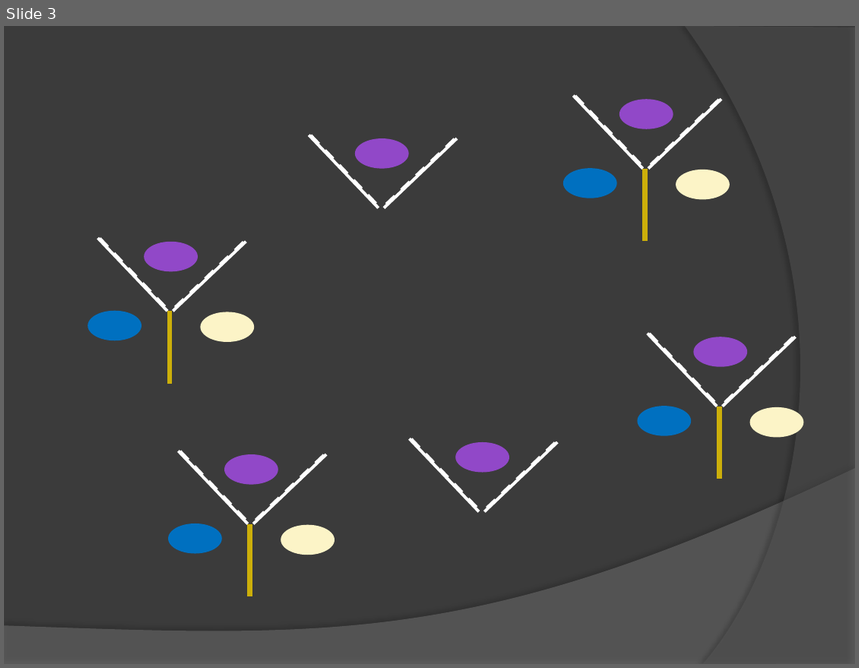
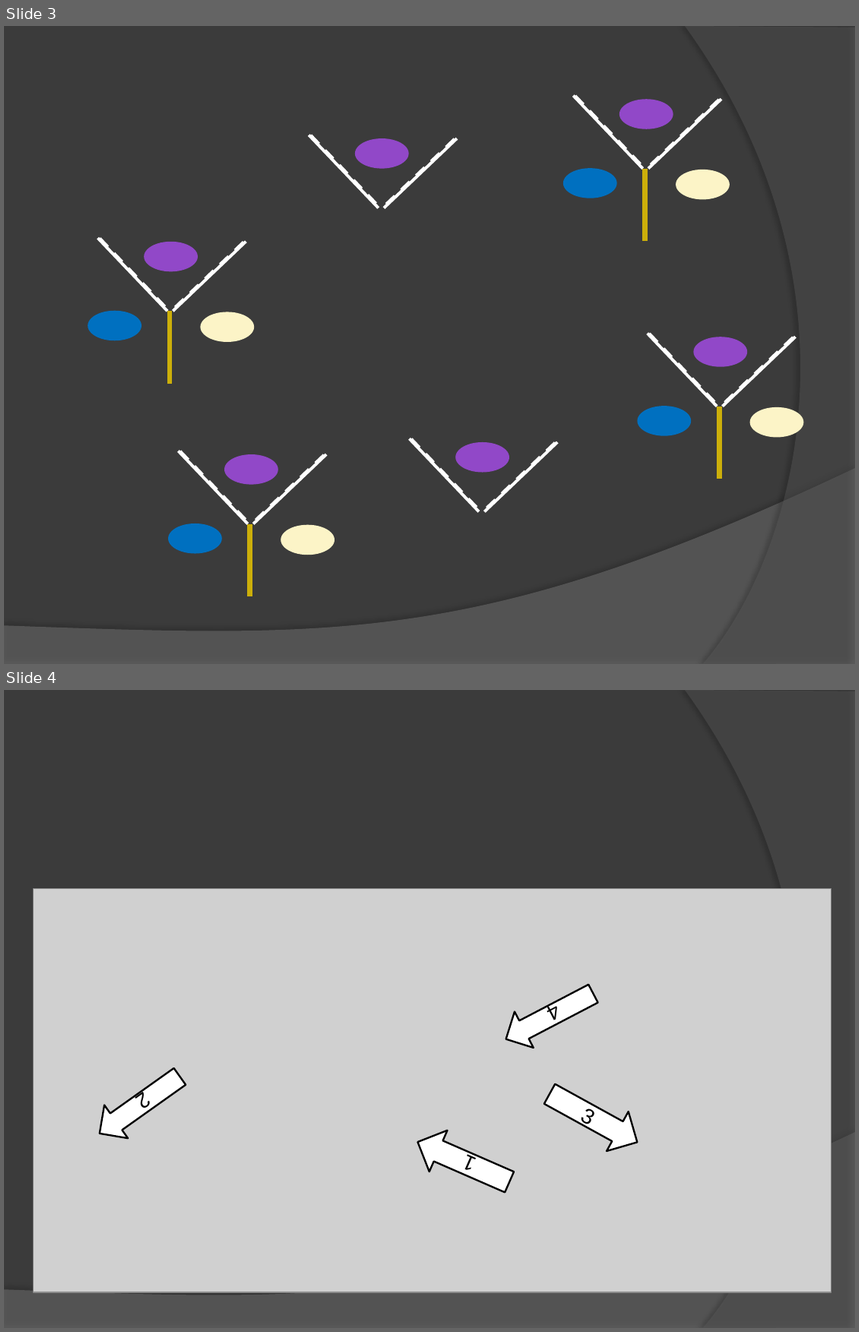
Before and after one commit to leezeng/MVC, a slide deck: MVC.pptx. Shown one above the other, each under a label of ours: slide 3 before the commit, slides 3 and 4 after it. The pictures are 859x668 and 859x1332 pixels, drawn with LibreOffice and Linux fonts; fonts in the diff are those of the drawing; grey boxes stand for pictures. Boxes give left, top, right and bottom in pixels: in the first picture for what was removed or moved away, otherwise in the second. Text is boxed around its words. In the diff, an @@ line names an element or a change of style, - is before the commit and + after.

```diff
--- a/MVC.pptx
+++ b/MVC.pptx
@@ slide 4 added at <box>4,690,855,1328</box>, background #3B3B3B; not listed: 2 template elements that a slide beside it also shows @@
@@ picture added at <box>34,888,832,1293</box> @@
@@ right arrow added at <box>496,976,603,1058</box>, fill #FFFFFF, outline #000000 1.5 pt, 18 pt, text #000000 @@
+4
@@ right arrow added at <box>88,1060,192,1151</box>, fill #FFFFFF, outline #000000 1.5 pt, 18 pt, text #000000 @@
+2
@@ right arrow added at <box>539,1075,648,1163</box>, fill #FFFFFF, outline #000000 1.5 pt, 18 pt, text #000000 @@
+3
@@ right arrow added at <box>408,1121,519,1203</box>, fill #FFFFFF, outline #000000 1.5 pt, 18 pt, text #000000 @@
+1
```
Also in this commit, not shown: 30 other files.
